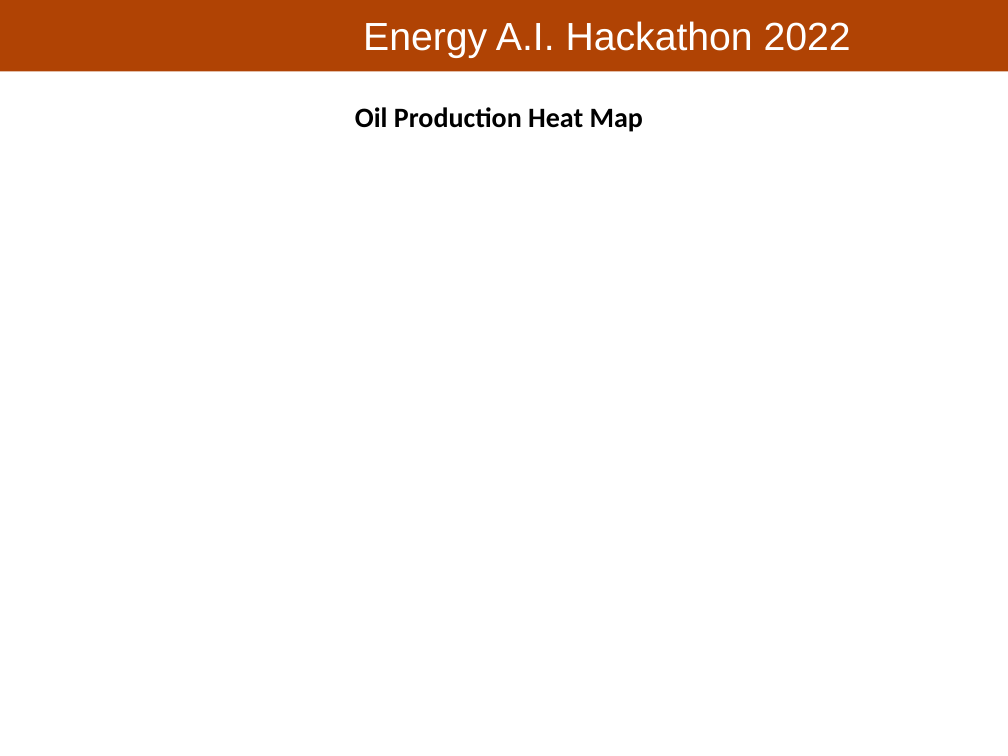
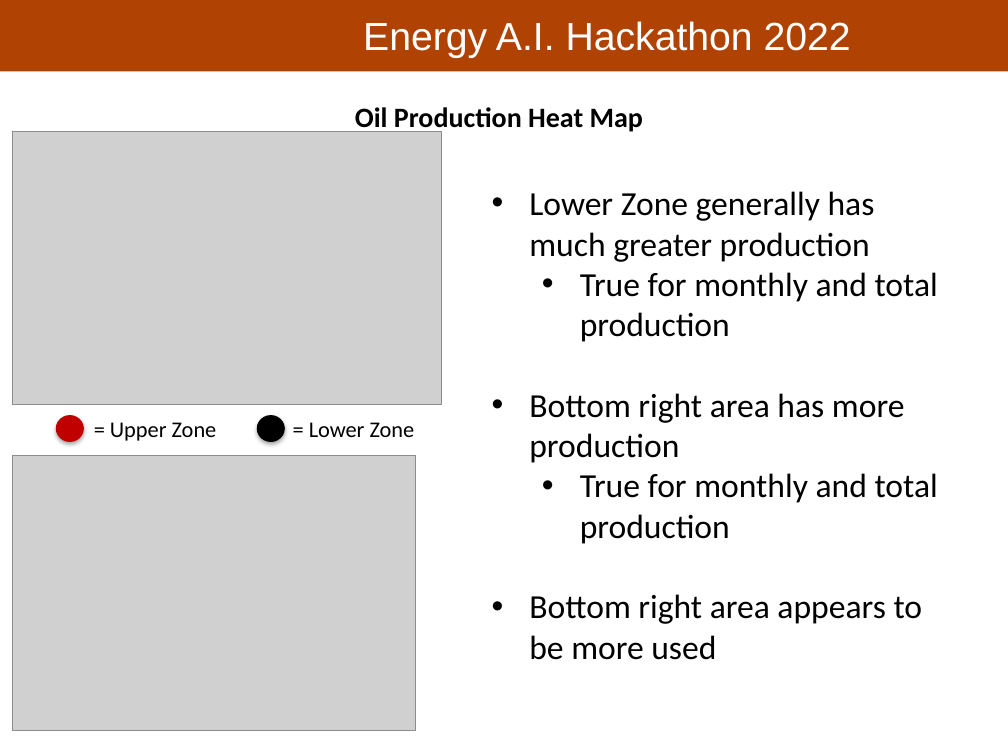
Before and after one commit to PGEHackathon/Longhorn_Energy_Club, a slide deck: slide 5 of Longhorn_Energy_Club_Presentation.pptx. Drawn at 1008x756 pixels with LibreOffice and Linux fonts; fonts in the diff are those of the drawing; grey boxes stand for pictures; background and template pictures are left out. Boxes give left, top, right and bottom in pixels: in the first picture for what was removed or moved away, otherwise in the second. Text is boxed around its words. In the diff, an @@ line names an element or a change of style, - is before the commit and + after.

Commit message:
Added Oil Production Slide

```diff
--- a/Longhorn_Energy_Club_Presentation.pptx
+++ b/Longhorn_Energy_Club_Presentation.pptx
@@ picture added at box(12, 132, 440, 405) @@
@@ text added at box(529, 191, 938, 660), 24 pt, text #000000 @@
+• Lower Zone generally has much greater production
+  • True for monthly and total production
+• Bottom right area has more production
+  • True for monthly and total production
+• Bottom right area appears to be more used
@@ ellipse added at box(55, 415, 84, 443), fill #C00000 @@
@@ ellipse added at box(257, 415, 285, 443), fill #000000 @@
@@ text added at box(110, 422, 217, 441), 16 pt, text #000000 @@
+= Upper Zone
@@ text added at box(309, 422, 415, 437), 16 pt, text #000000 @@
+= Lower Zone
@@ picture added at box(12, 456, 415, 730) @@
```
Also in this commit, not shown: 3 other files.
